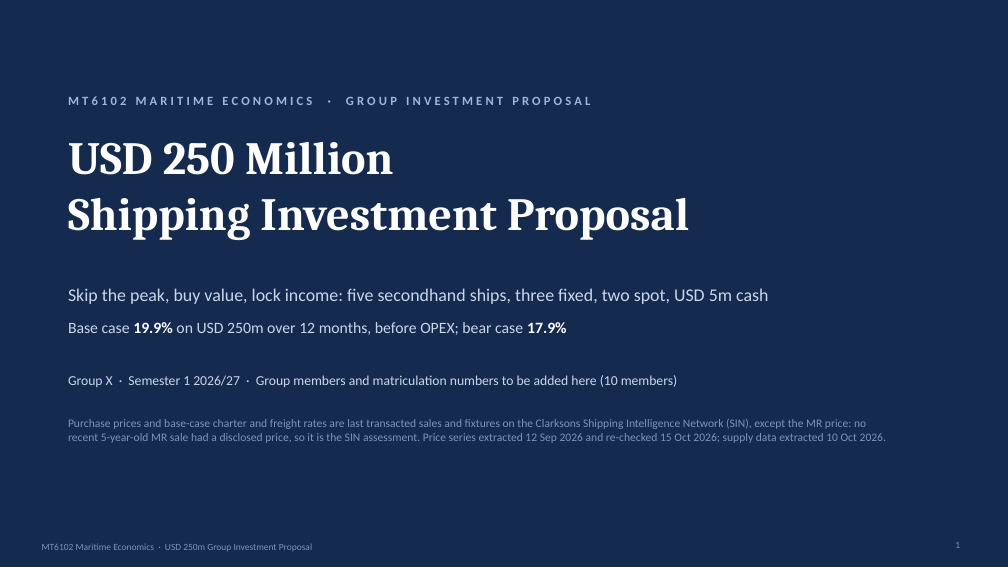
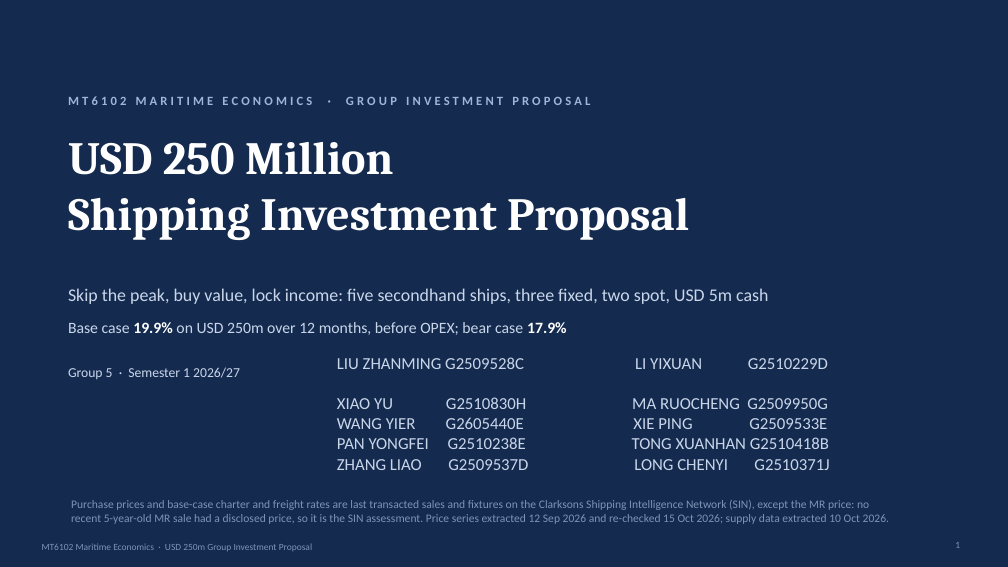
Before and after one commit to zhanmingliu2025-max/MT6102, a slide deck: slide 1 of MT6102_Group_Presentation.pptx. Drawn at 1008x567 pixels with LibreOffice and Linux fonts; fonts in the diff are those of the drawing. Boxes give left, top, right and bottom in pixels: in the first picture for what was removed or moved away, otherwise in the second. Text is boxed around its words. In the diff, an @@ line names an element or a change of style, - is before the commit and + after.

```diff
--- a/MT6102_Group_Presentation.pptx
+++ b/MT6102_Group_Presentation.pptx
@@ text added at bbox=[337, 357, 829, 470], 16 pt, text #C9D6EA @@
+LIU ZHANMING G2509528C LI YIXUAN G2510229D
+XIAO YU G2510830H MA RUOCHENG G2509950G
+WANG YIER G2605440E XIE PING G2509533E
+PAN YONGFEI G2510238E TONG XUANHAN G2510418B
+ZHANG LIAO G2509537D LONG CHENYI G2510371J
@@ text at bbox=[68, 367, 240, 379]: text changed @@
-Group X · Semester 1 2026/27 · Group members and matriculation numbers to be added here (10 members)
+Group 5 · Semester 1 2026/27
@@ text "Purchase prices and base-case charter ...": place and size @@
-text "Purchase prices and base-case charter ..." at bbox=[68, 419, 886, 443]
+text "Purchase prices and base-case charter ..." at bbox=[71, 500, 889, 524]
```
Also in this commit, not shown: 22 other slides changed, 2 slides removed, 3 other files.
